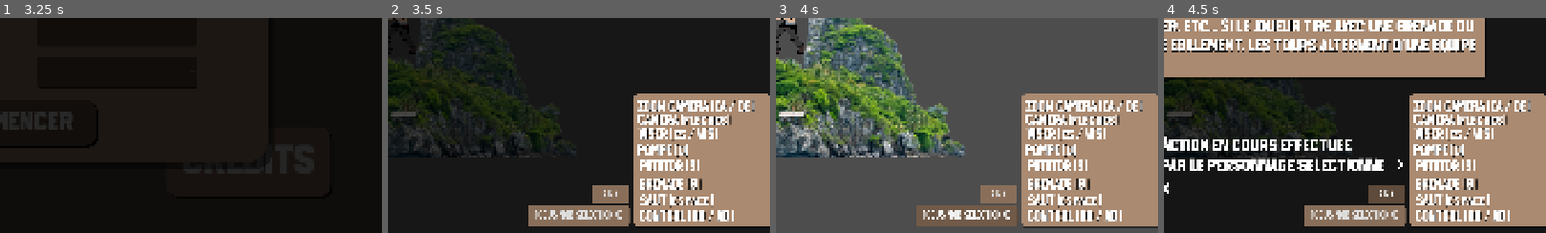
Above: before the commit, frames 1-4 (left to right).
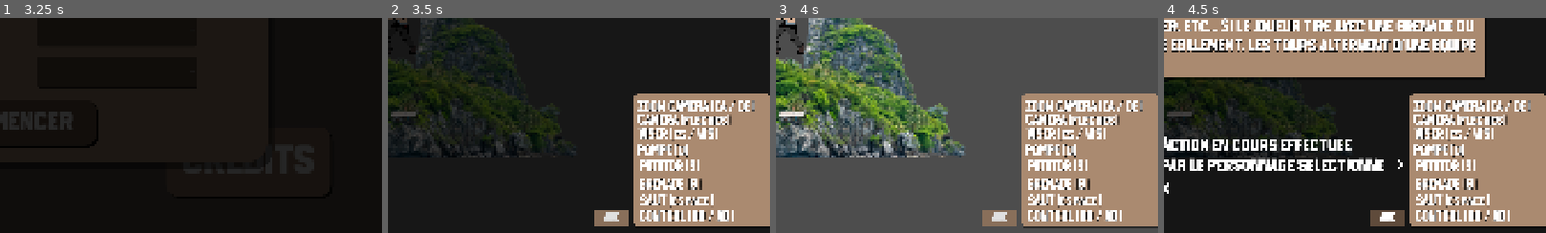
Above: after the commit, the same moments.

Repository: t0qen/baudo-game-jam-autumn
Game: Godot game, scene res://scenes/intro.tscn
Two runs of this game, one before a commit and one after it. Both use one fixed random seed, a clock stepped at 60 frames per second and the inputs below. The engine's default icon, where the game draws it, is replaced by a stand-in: a white triangle on a blue panel in a dark square. Sound files missing from this copy of the repository are replaced by a short silence.
Inputs (mouse positions are % of the whole screen's width and height, from its top left):
- Up to frame 1 (3.25 s): click "OK, JOUER" at 0.5 s; click "Start" at 1.25 s; click "Start" at 2 s; click "Commencer" at 2.75 s
- Up to frame 2 (3.5 s): no input
- Up to frame 3 (4 s): click (74, 96) at 3.5 s, where only the run before the commit has a clickable "FOCUS MOB SELECTIONNE"
- Up to frame 4 (4.5 s): click "AIDE" at 4.25 s
The pictures show only the part of the screen within x 49-99%, y 50-100%; the shares and areas given below are measured in that part.

Frame 1 is identical in both runs. In frame 2, 3.0% of the frame differs, in the area x 36-64%, y 77-97%; in frame 3, 2.9%; in frame 4, 3.4%.
Error before the commit: Invalid call. Nonexistent function 'focus' in base 'Camera2D (camera_2d.gd)'. (res://scripts/main.gd:283)

Commit message:
blablabla

Diff:
--- a/scenes/main.tscn
+++ b/scenes/main.tscn
@@ -416,25 +416,13 @@
 text = "ZOOM CAMERA (EA / QE)"
 label_settings = SubResource("LabelSettings_choun")
 
-[node name="focus" type="Button" parent="CanvasLayer/UI"]
-layout_mode = 0
-offset_left = 6427.0
-offset_top = 5066.0
-offset_right = 7718.0
-offset_bottom = 5302.0
-focus_mode = 0
-theme = ExtResource("7_85g3d")
-theme_override_fonts/font = ExtResource("8_choun")
-theme_override_font_sizes/font_size = 130
-text = "FOCUS MOB SELECTIONNE"
-
 [node name="aide" type="Button" parent="CanvasLayer/UI"]
 process_mode = 3
 layout_mode = 0
-offset_left = 7230.0
-offset_top = 4791.0
-offset_right = 7707.0
-offset_bottom = 5027.0
+offset_left = 7275.0
+offset_top = 5105.0
+offset_right = 7701.47
+offset_bottom = 5316.0
 focus_mode = 0
 theme = ExtResource("7_85g3d")
 theme_override_fonts/font = ExtResource("8_choun")
@@ -496,13 +484,12 @@
 collision_mask = 6
 
 [node name="bas" type="CollisionShape2D" parent="fin map"]
-position = Vector2(3775.25, 2246)
+position = Vector2(1052, 1974)
 shape = SubResource("RectangleShape2D_eb6dy")
 
 [connection signal="timeout" from="Camera2D/Timer" to="Camera2D" method="_on_timer_timeout"]
 [connection signal="timeout" from="partie" to="." method="_on_partie_timeout"]
 [connection signal="timeout" from="duree_totale" to="." method="_on_duree_totale_timeout"]
-[connection signal="pressed" from="CanvasLayer/UI/focus" to="." method="_on_focus_pressed"]
 [connection signal="toggled" from="CanvasLayer/UI/aide" to="." method="_on_aide_toggled"]
 [connection signal="pressed" from="CanvasLayer/UI/ColorRect/Button" to="." method="_on_button_pressed"]
 [connection signal="body_entered" from="fin map" to="." method="_on_fin_map_body_entered"]
--- a/scripts/grenade.gd
+++ b/scripts/grenade.gd
@@ -51,7 +51,6 @@
 	VarEnd.a_tire = false
 
 	#VarEnd.body_can_move = true
-	VarEnd.has_game_ended = false
 	queue_free()
 
 
--- a/scripts/main.gd
+++ b/scripts/main.gd
@@ -35,8 +35,6 @@
 var est_mort_avant = false
 
 func _ready() -> void:
-
-	VarEnd.has_game_ended = false
 	duree_totale_timer.wait_time = VarBidules.duree_partie_sec
 	duree_totale_timer.start()
 	BiduleManager.set_main(self)
@@ -211,13 +209,9 @@
 	update_mob_array()
 	select_mob()
 	partie_timer.start()
-	VarEnd.has_game_ended = false
 
 # TODO connecter un signal pour chaque mob comme ca quand il y en a un qui meurt main.gd le sait et update_mob_array()
 func update_game():
-	if VarEnd.has_game_ended:
-		return
-	VarEnd.has_game_ended = true
 	if !VarEnd.the_end:
 		print("GAME UPDATED")
 		change_playing_team()
@@ -226,6 +220,10 @@
 		get_tree().paused = true
 		VarEnd.can_end = false
 		VarBidules.joueur_tjr_en_vie = true
+		for child in $projectiles.get_children():
+			child.queue_free()
+		VarEnd.body_can_move = true
+		VarEnd.a_tire = false
 		start()
 
 func change_playing_team(): # quelle team joue
@@ -284,17 +282,12 @@
 
 
 func _on_duree_totale_timeout() -> void:
-	if VarEnd.has_game_ended:
-		return
-	VarEnd.has_game_ended = true
-
 	get_tree().paused = true
 	update_mob_array()
 	if len(team_a_mobs) > len(team_b_mobs):
 		VarBidules.is_errant_winner = false
 	else:
 		VarBidules.is_errant_winner = true
-	VarEnd.has_game_ended = false
 
 
 	await get_tree().create_timer(3).timeout
--- a/scripts/rocket.gd
+++ b/scripts/rocket.gd
@@ -71,7 +71,6 @@
 
 
 func _on_explosion_patate_et_grenade_finished() -> void:
-	VarEnd.has_game_ended = false
 	queue_free()
 
 
--- a/scripts/var_end.gd
+++ b/scripts/var_end.gd
@@ -5,5 +5,3 @@
 var a_tire = false
 
 var the_end = false
-
-var has_game_ended: bool = false
